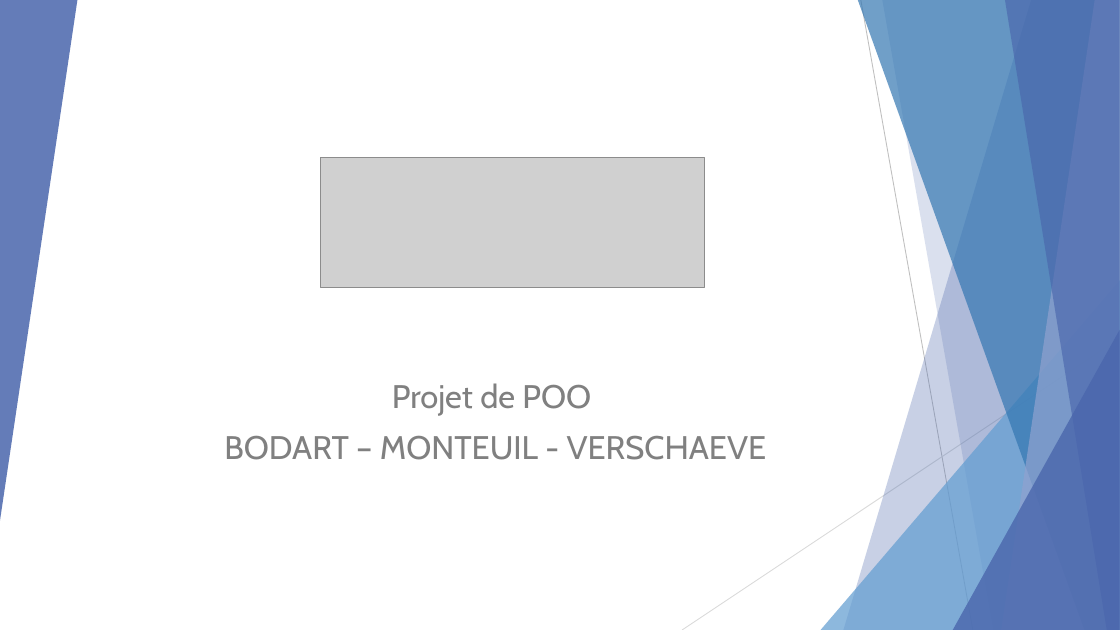
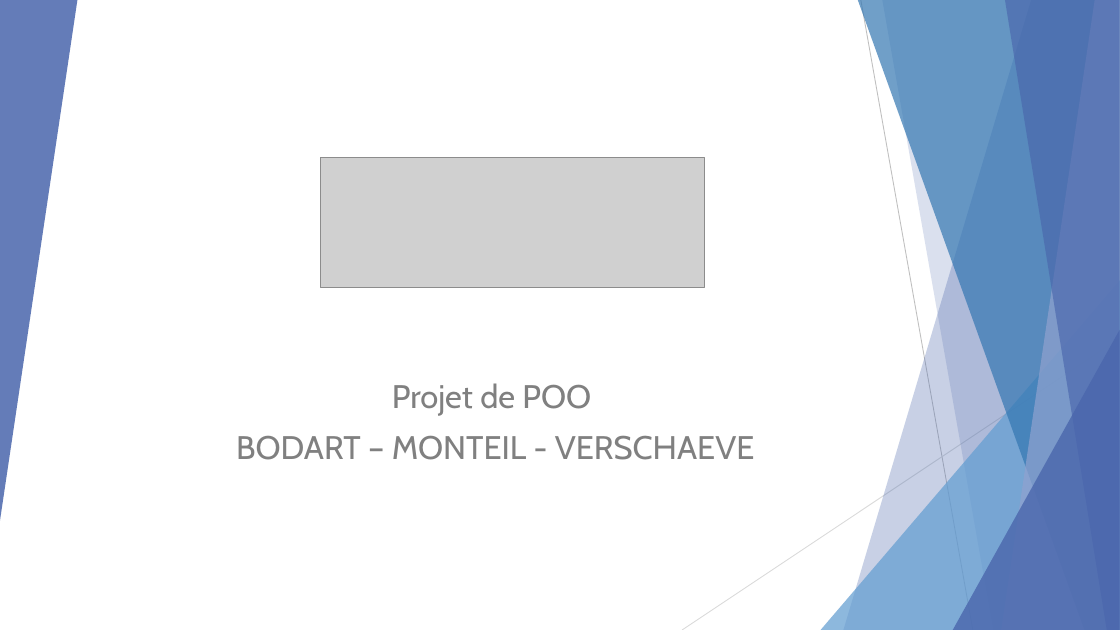
Before and after one commit to francoismonteil/Kahoot, a slide deck: slide 1 of Kahoot.pptx. Drawn at 1120x630 pixels with LibreOffice and Linux fonts; fonts in the diff are those of the drawing; grey boxes stand for pictures. Boxes give left, top, right and bottom in pixels: in the first picture for what was removed or moved away, otherwise in the second. Text is boxed around its words. In the diff, an @@ line names an element or a change of style, - is before the commit and + after.

```diff
--- a/Kahoot.pptx
+++ b/Kahoot.pptx
@@ subtitle at <box>236,436,755,460</box>: text changed @@
-BODART – MONTEUIL - VERSCHAEVE
+BODART – MONTEIL - VERSCHAEVE
```
Also in this commit, not shown: 4 other slides changed, 1 slide added.
